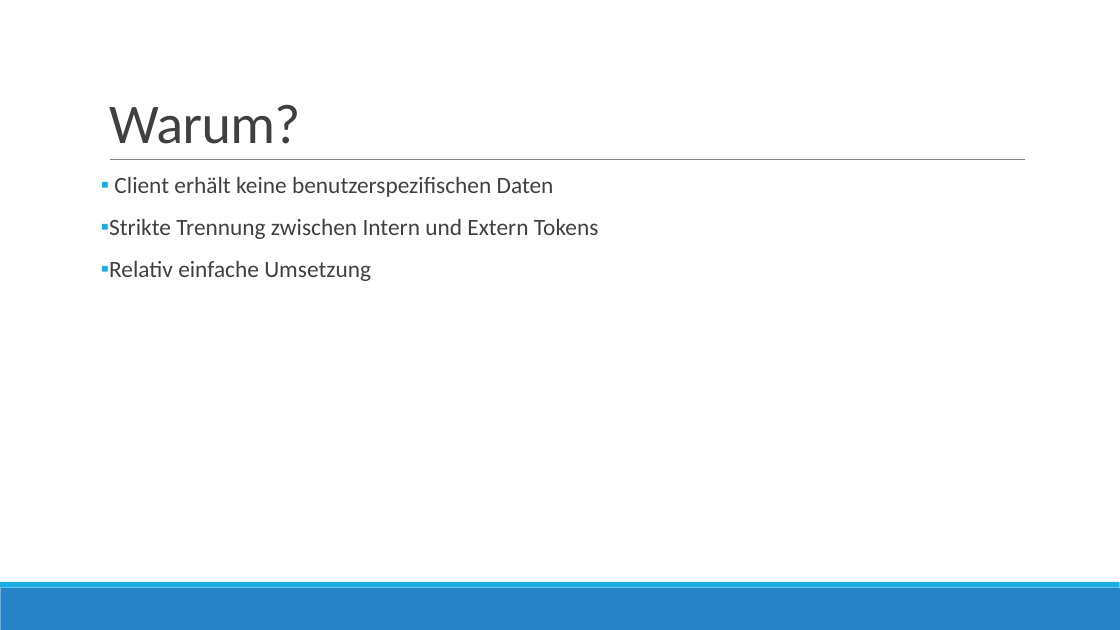
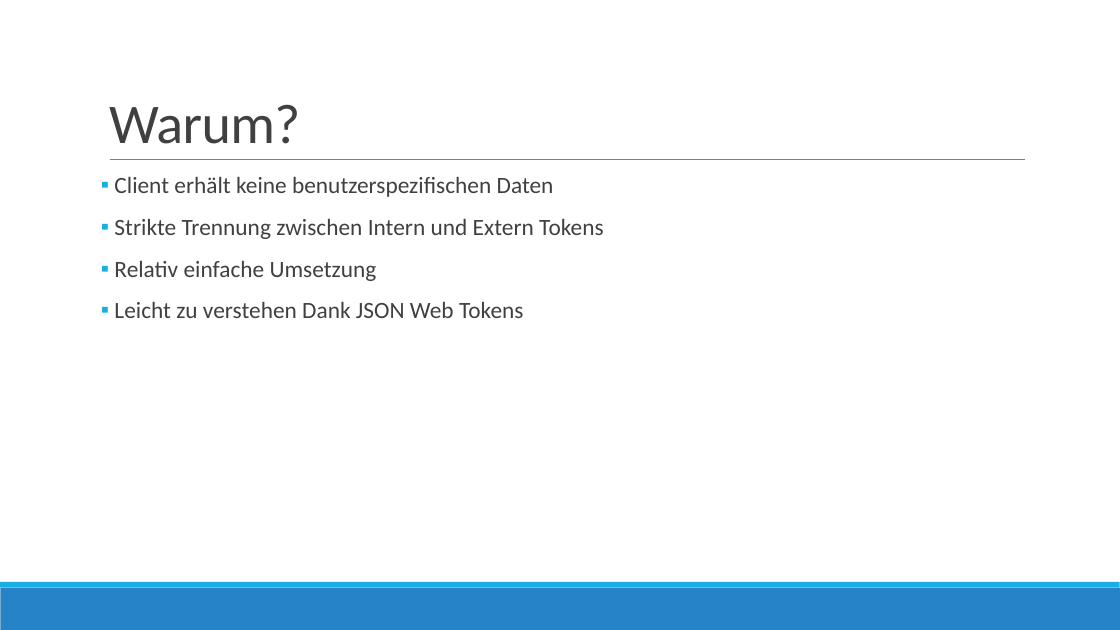
Before and after one commit to abcshmedu/pbl-bugproducer-pbl, a slide deck: slide 3 of pbl-bugprod.pptx. Drawn at 1120x630 pixels with LibreOffice and Linux fonts; fonts in the diff are those of the drawing. Boxes give left, top, right and bottom in pixels: in the first picture for what was removed or moved away, otherwise in the second. Text is boxed around its words. In the diff, an @@ line names an element or a change of style, - is before the commit and + after.

```diff
--- a/pbl-bugprod.pptx
+++ b/pbl-bugprod.pptx
@@ text at (x1=114, y1=302, x2=524, y2=318): paragraph added @@
+▪ Leicht zu verstehen Dank JSON Web Tokens
```
Also in this commit, not shown: 1 other slide changed, 1 slide added.
